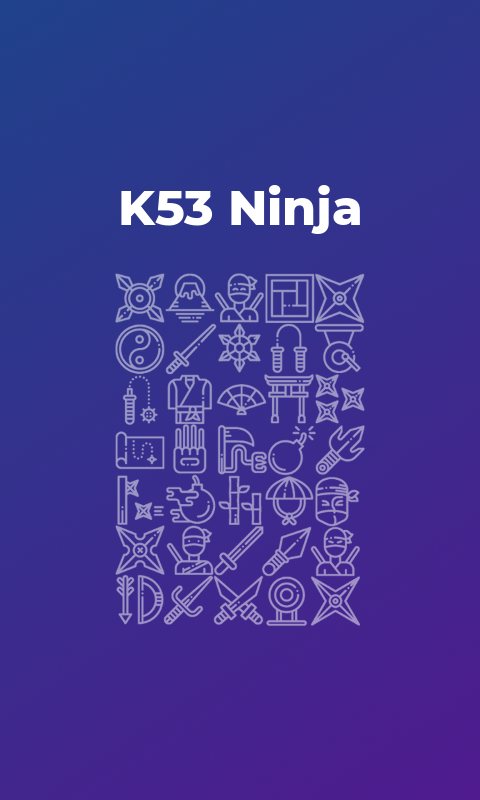
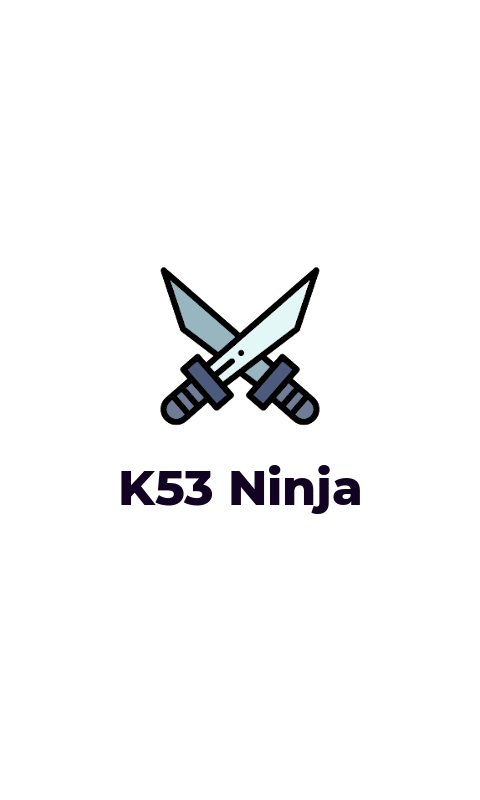
Layer changes from the first w=480, h=800 image to the second:
painted on "K53 Ninja" over left=121, top=185, right=360, bottom=514
removed layer "IconCollection.png" (was 50%) over left=115, top=273, right=365, bottom=627
removed layer "1 #1" over left=0, top=0, right=480, bottom=800
added layer "018-katana-1.svg" above "1" over left=160, top=266, right=320, bottom=426
added layer "1" over left=0, top=0, right=480, bottom=800